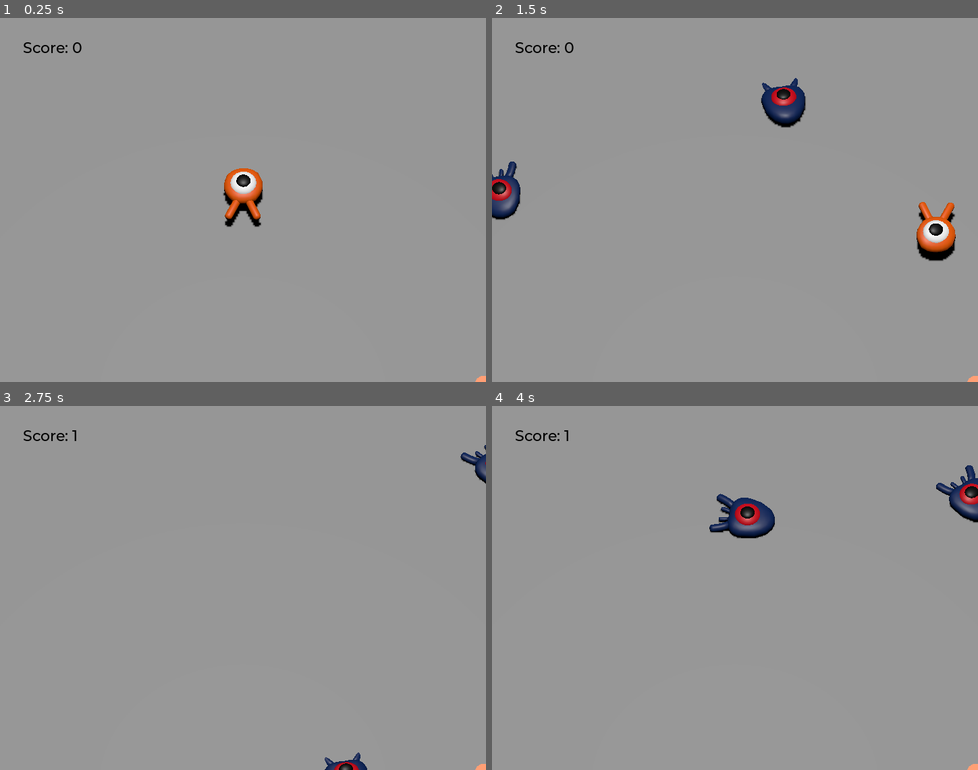
Above: before the commit, frames 1-4 (two rows, left to right).
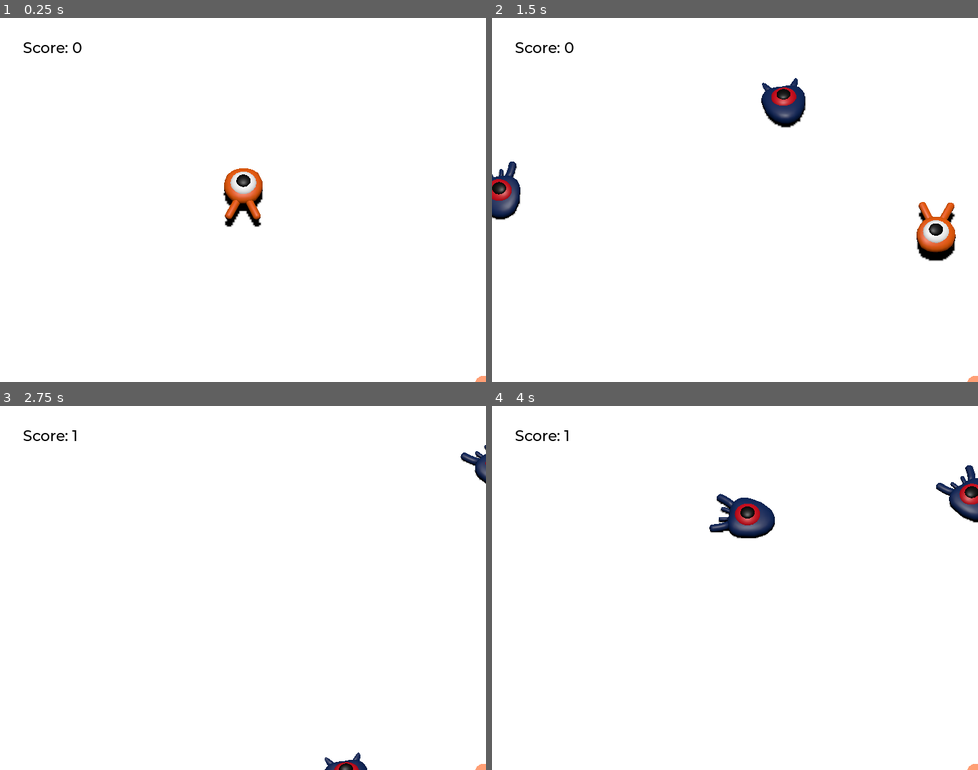
Above: after the commit, the same moments.

Repository: meeeraaakiii/squash-the-creeps
Game: Godot game, scene res://main.tscn
Same seed, same stepped clock (60 frames per second), same inputs: the game is played once before the commit and once after it.
Inputs:
- Up to frame 1 (0.25 s): no input
- Up to frame 2 (1.5 s): tap Enter (ui_accept) at 0.5 s; hold D (move_right) 0.53-1.28 s; tap Space (jump) at 0.77 s; hold S (move_back) from 1.28 s (still down)
- Up to frame 3 (2.75 s): tap Space (jump) at 1.52 s; release S (move_back) at 2.03 s; hold D (move_right) from 2.03 s (still down)
- Up to frame 4 (4 s): release D (move_right) at 2.78 s; hold W (move_forward) 2.78-3.53 s; tap Space (jump) at 3.02, 3.77 s; hold A (move_left) from 3.53 s (still down)

The runs differ from the first frame. In frame 1, 99% of the frame differs, in the area x 0-100%, y 0-100%; in frame 2, 97%; in frame 3, 99%; in frame 4, 98%.

Commit message:
Add ground material

Diff:
--- a/main.tscn
+++ b/main.tscn
@@ -9,7 +9,10 @@
 [sub_resource type="BoxShape3D" id="BoxShape3D_7dm0k"]
 size = Vector3(60, 2, 60)
 
+[sub_resource type="StandardMaterial3D" id="StandardMaterial3D_lquwl"]
+
 [sub_resource type="BoxMesh" id="BoxMesh_7dm0k"]
+material = SubResource("StandardMaterial3D_lquwl")
 size = Vector3(60, 2, 60)
 
 [sub_resource type="StandardMaterial3D" id="StandardMaterial3D_ig7tw"]
Not shown: 1 places in main.tscn that only renumber resources
